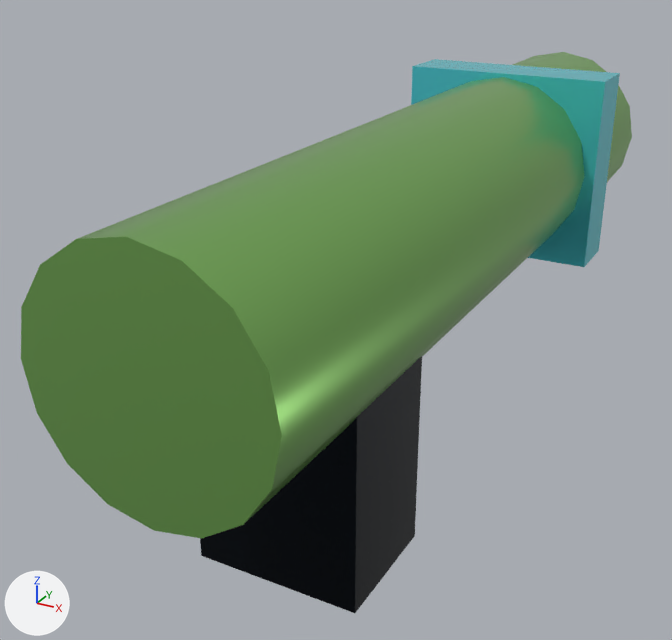
An edit to the glTF model public/assets/models/weapons/rpg.glb, drawn before and after from the same camera.
One viewpoint serves both versions: a camera (50 mm lens) standing at (0.96, -2.26, 0.93) and looking at (-0.19, -0.18, -0.12). The lights are fixed; the arrows at lower left show +X, +Y and +Z. The older version comes first. Where no turn or scale is listed for an object, it has been applied to the vertices. Vertices at exactly the same position are counted once.
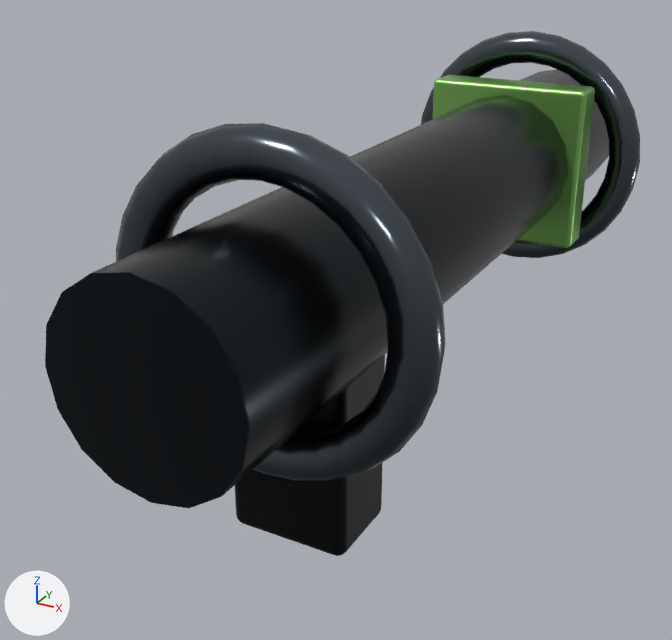
The change in detail:
Material 'weapon-accent' (mat_weapon_accent) is new.
Its base color is (0.254, 0.552, 0.144) (green #8ac46a).
Its metallic is 0.72.
Its roughness is 0.3.
Material 'weapon-polymer' (mat_weapon_polymer) is new.
Its base color is (0.00561, 0.007, 0.00857) (black #111417).
Its metallic is 0.72.
Its roughness is 0.38.
Material 'weapon-receiver' (mat_weapon_receiver) is new.
Its base color is (0.0185, 0.0242, 0.0284) (black #252b2f).
Its metallic is 0.92.
Its roughness is 0.24.
Material 'weapon-machined-trim' (mat_weapon_machined_trim) is new.
Its base color is (0.0999, 0.12, 0.138) (dark grey #596168).
Its metallic is 0.96.
Its roughness is 0.17.
me_mesh_0 is used by ob_mesh_0; location (0.0, 0.0, 0.18).
me_mesh_0 had 36 vertices, 64 faces and spanned x -0.28..0.28, y -1.2..1.2, z -0.28..0.28.
me_mesh_0 no longer uses material mat_material_0 (green #8ac46a).
me_mesh_0 now has 36 vertices, 64 faces and spans x -0.22..0.22, y -1.2..1.2, z -0.22..0.22.
me_mesh_0 part 1: the whole mesh is scaled about its middle by (0.786, 1, 0.786).
me_mesh_0 gains material mat_weapon_receiver (black #252b2f).
me_mesh_1 is used by ob_mesh_1; location (0.0, -0.65, -0.2).
me_mesh_1 had 8 vertices, 12 faces and spanned x -0.21..0.21, y -0.16..0.16, z -0.3..0.3.
me_mesh_1 no longer uses material mat_material_1 (black #111820).
me_mesh_1 now has 296 vertices, 588 faces and spans x -0.15..0.15, y -0.11..0.11, z -0.25..0.25.
me_mesh_1 part 2: 8 vertices removed from x -0.21..0.21, y -0.16..0.16, z -0.3..0.3; 296 vertices added at x -0.15..0.15, y -0.11..0.11, z -0.25..0.25.
me_mesh_1 gains material mat_weapon_polymer (black #111417).
me_mesh_2 is used by ob_mesh_2; location (0.0, 0.65, 0.18).
me_mesh_2 had 8 vertices, 12 faces and spanned x -0.31..0.31, y -0.09..0.09, z -0.29..0.29.
me_mesh_2 no longer uses material mat_material_2 (cyan #53d9e6).
me_mesh_2 now has 296 vertices, 588 faces and spans x -0.25..0.25, y -0.06..0.06, z -0.25..0.25.
me_mesh_2 part 3: 8 vertices removed from x -0.31..0.31, y -0.09..0.09, z -0.29..0.29; 296 vertices added at x -0.25..0.25, y -0.06..0.06, z -0.25..0.25.
me_mesh_2 gains material mat_weapon_accent (green #8ac46a).
Mesh me_mesh_4 is new.
It has 319 vertices, 560 faces and spans x -0.39..0.39, y -0.048..0.048, z -0.39..0.39.
It uses material mat_weapon_machined_trim (dark grey #596168).
Mesh me_mesh_3 is new.
It has 319 vertices, 560 faces and spans x -0.385..0.385, y -0.052..0.052, z -0.385..0.385.
It uses material mat_weapon_machined_trim (dark grey #596168).
Object 'Mesh_1' (ob_mesh_1) moves from (0.0, -0.65, -0.2) to (0.0, -0.65, -0.17).
Object 'Mesh_4' (ob_mesh_4) is new; it shows me_mesh_4.
Its location is (0.0, 0.82, 0.18).
Object 'Mesh_3' (ob_mesh_3) is new; it shows me_mesh_3.
Its location is (0.0, -0.8, 0.18).

Pixel boxes [x1, y1, x2, y2] of what changed, in the pictures (672 x 640 px):
'Mesh_0', recoloured, rescaled (green to black, 8% narrower, 10% shorter): before [21, 52, 632, 539]; after [45, 69, 609, 508]
'Mesh_3', added: after [116, 123, 446, 483]
'Mesh_1', reshaped, moved (32% narrower, 22% shorter): before [200, 356, 422, 613]; after [235, 355, 385, 556]
'Mesh_2', reshaped, recoloured (22% narrower, 17% shorter): before [411, 59, 620, 267]; after [433, 75, 595, 248]
'Mesh_4', added: after [421, 31, 640, 258]
